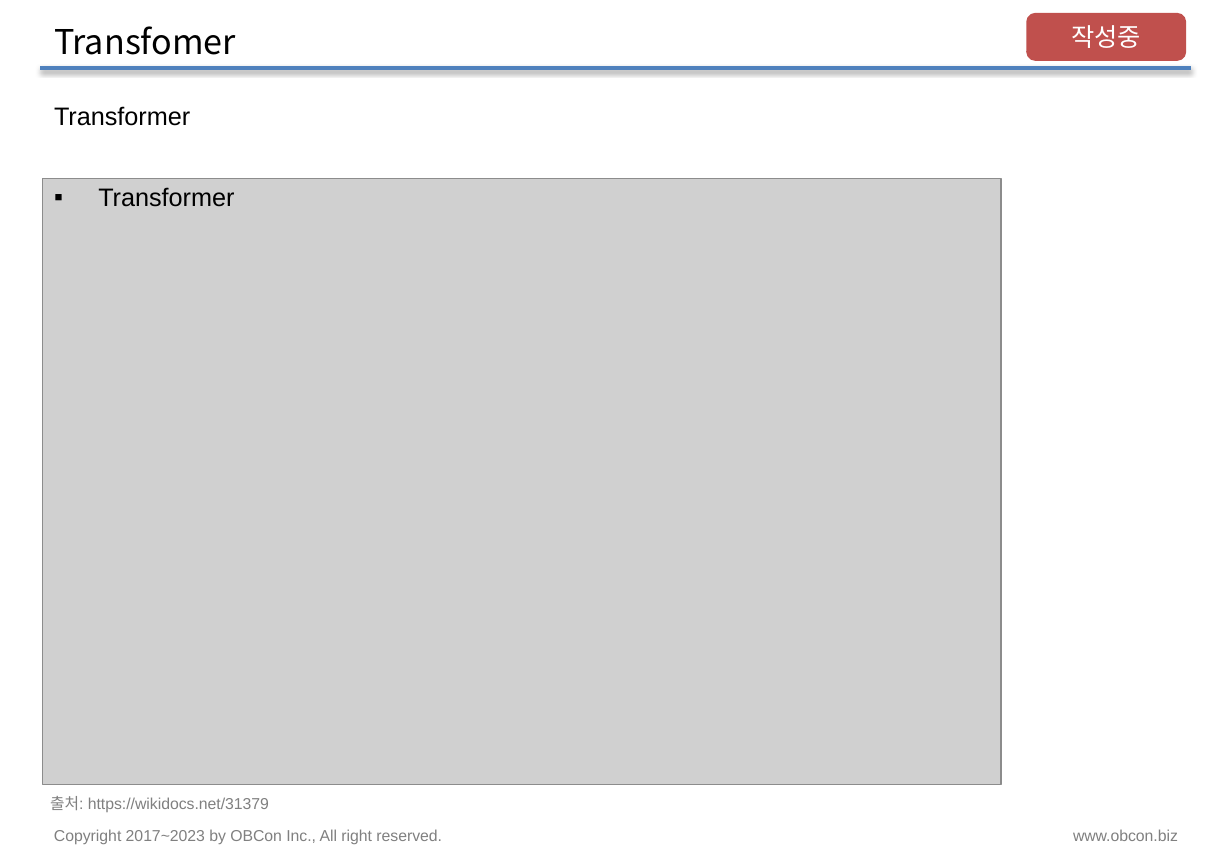
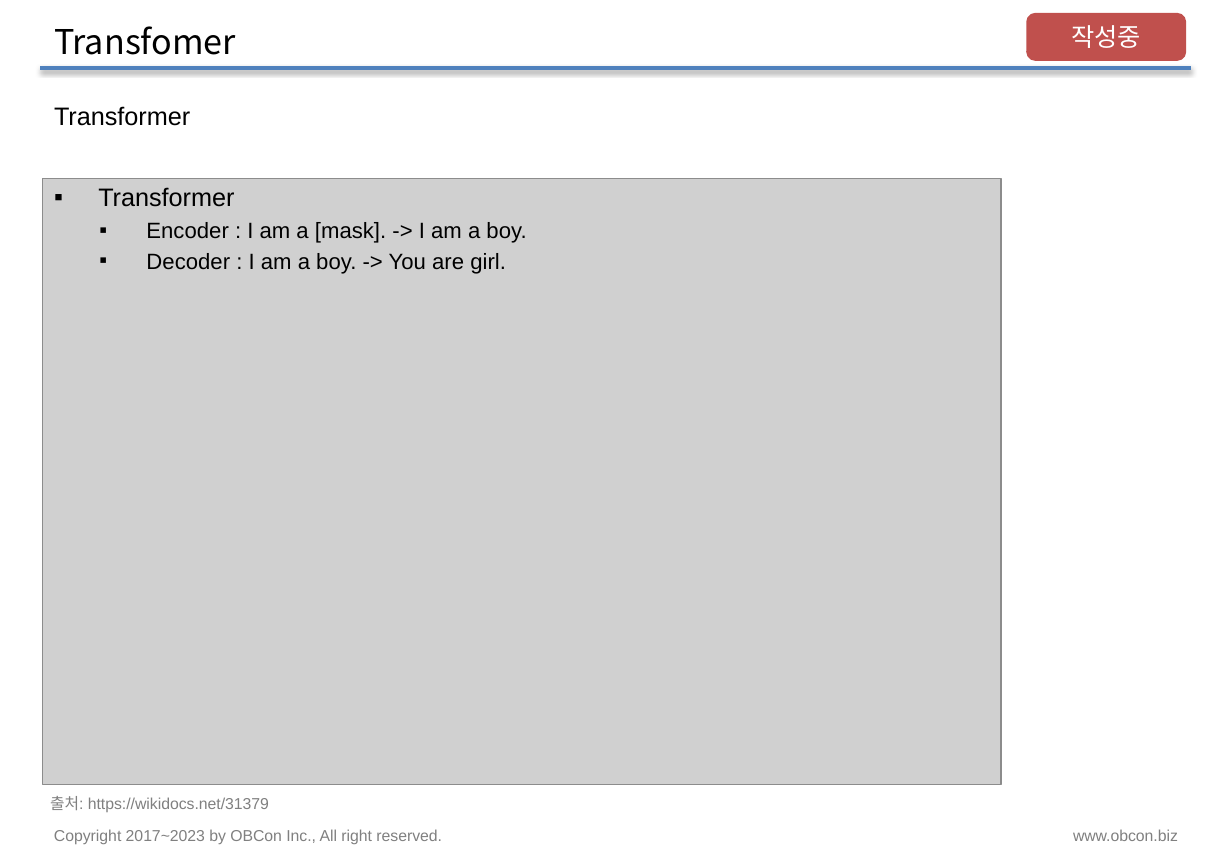
Before and after one commit to pnuskgh/EFriendExpert, a slide deck: slide 10 of laboratory/pnuskgh/docs/Deep_Learning_002.pptx. Drawn at 1232x853 pixels with LibreOffice and Linux fonts; fonts in the diff are those of the drawing; grey boxes stand for pictures. Boxes give left, top, right and bottom in pixels: in the first picture for what was removed or moved away, otherwise in the second. Text is boxed around its words. In the diff, an @@ line names an element or a change of style, - is before the commit and + after.

```diff
--- a/laboratory/pnuskgh/docs/Deep_Learning_002.pptx
+++ b/laboratory/pnuskgh/docs/Deep_Learning_002.pptx
@@ text at box(146, 222, 526, 274): paragraphs added @@
+  ▪ Encoder : I am a [mask]. -> I am a boy.
+  ▪ Decoder : I am a boy. -> You are girl.
```
Also in this commit, not shown: 4 other slides changed, 3 other files.
